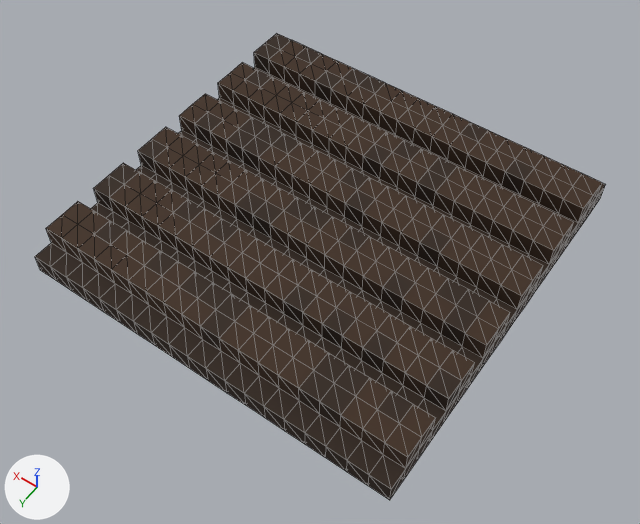
Before and after pictures for a commit that changed the glTF model assets/voxels/soil_tilled.glb.
Camera for both pictures: a 50 mm lens placed at (-15.3, 22.2, 31.3), pointed at (-0.5, 1.5, -1.2). The lights are fixed; the arrows at lower left show +X, +Y and +Z. The picture after the commit comes second. Mesh edges are drawn as thin lines. Where no turn or scale is listed for an object, it has been applied to the vertices. Vertices at exactly the same position are counted once.

Before the edit, the objects in view are built like this:
```python
me_soil = bpy.data.meshes.new('soil')
me_soil.from_pydata(...)  # 1052 vertices, 2100 faces; spans x -9.5..9.5, y -9.5..9.5, z -1.0..1.0
# faces by material slot: [852, 504, 744]
me_soil.materials.append(mat_2e1f13)  # brown #2e1f13
me_soil.materials.append(mat_33231a)  # brown #33231a
me_soil.materials.append(mat_3d2919)  # brown #3d2919
ob_soil = bpy.data.objects.new('soil', me_soil)
ob_soil.location = (0.0, 0.0, 0.0)
```
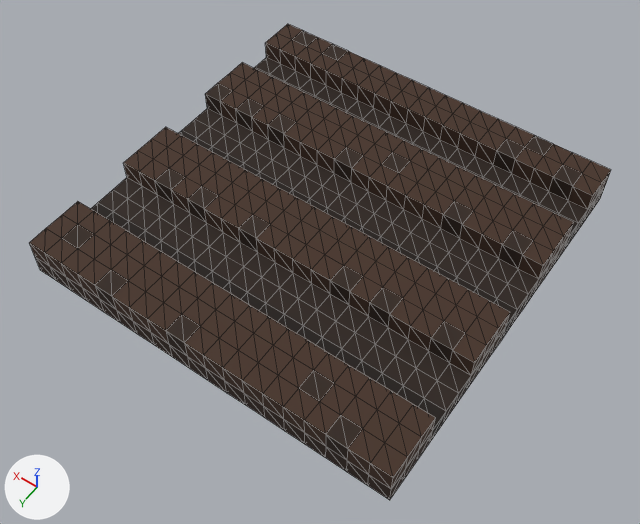
Scene script edits in JSON lines:
```json
{"op": "add", "block": "mat_442e21", "code": ["mat_442e21 = principled_material('442E21')", "mat_442e21.base_color = (0.0578, 0.0273, 0.0152)  # brown #442e21", "mat_442e21.roughness = 0.85"]}
{"op": "add", "block": "mat_2a1d15", "code": ["mat_2a1d15 = principled_material('2A1D15')", "mat_2a1d15.base_color = (0.0232, 0.0123, 0.0075)  # black #2a1d15", "mat_2a1d15.roughness = 0.85"]}
{"op": "add", "block": "mat_2d1e14", "code": ["mat_2d1e14 = principled_material('2D1E14')", "mat_2d1e14.base_color = (0.0262, 0.013, 0.007)  # brown #2d1e14", "mat_2d1e14.roughness = 0.85"]}
{"op": "add", "block": "mat_1a100a", "code": ["mat_1a100a = principled_material('1A100A')", "mat_1a100a.base_color = (0.0103, 0.00518, 0.00304)  # black #1a100a", "mat_1a100a.roughness = 0.85"]}
{"block": "me_soil", "where": "# used by ob_soil; location = (0.0, 0.0, 0.0)"}
{"op": "remove", "block": "me_soil", "code": "me_soil.from_pydata(...)  # 1052 vertices, 2100 faces; spans x -9.5..9.5, y -9.5..9.5, z -1.0..1.0"}
{"op": "add", "block": "me_soil", "code": "me_soil.from_pydata(...)  # 974 vertices, 1944 faces; spans x -9.5..9.5, y -9.5..9.5, z -1.0..1.0"}
{"block": "me_soil", "change": "me_soil part 1: 58 vertices removed from x -9.5..9.5, y 2.5..5.5, z 0.0..1.0; 18 vertices added at x -8.5..8.5, y 4.5, z 0.0"}
{"block": "me_soil", "change": "me_soil part 2: 33 vertices moved from x -7.5..8.5, y -8.5..-6.5, z 0.0..1.0 to x -7.5..9.5, y -9.5..-7.5, z 0.0..1.0; 5 vertices removed from x -9.5..9.5, y -8.5..-6.5, z 0.0..1.0; 5 vertices added at x -9.5..8.5, y -9.5..-7.5, z 0.0..1.0"}
{"block": "me_soil", "change": "me_soil part 3: 40 vertices removed from x -9.5..9.5, y -1.5..-0.5, z 1.0; 18 vertices added at x -8.5..8.5, y -1.5, z 0.0"}
{"block": "me_soil", "change": "me_soil part 4: 16 vertices moved from x -7.5..7.5, y 8.5, z 0.0 to x -7.5..7.5, y 9.5, z 1.0; 2 vertices removed from x -8.5..8.5, y 8.5, z 0.0; 4 vertices added at x -9.5..9.5, y 9.5, z 1.0"}
{"block": "me_soil", "change": "me_soil part 5: 18 vertices removed from x -8.5..8.5, y -3.5, z 0.0"}
{"block": "me_soil", "change": "me_soil part 6: 240 faces spanning x -9.5..9.5, y -6.5..6.5, z -1.0..0.0 switch from mat_2e1f13 (brown #2e1f13) to mat_1a100a (black #1a100a)"}
{"block": "me_soil", "change": "me_soil part 7: 4 faces spanning x -6.5..5.5, y -7.5..-6.5, z 0.0 switch from mat_2e1f13 (brown #2e1f13) to mat_2a1d15 (black #2a1d15)"}
{"block": "me_soil", "change": "me_soil part 8: 178 faces spanning x -8.5..9.5, y -9.5..9.5, z 0.0..1.0 switch from mat_2e1f13 (brown #2e1f13) to mat_442e21 (brown #442e21)"}
{"block": "me_soil", "change": "me_soil part 9: 27 faces spanning x -8.5..7.5, y -7.5..-6.5, z 0.0 switch from mat_3d2919 (brown #3d2919) to mat_2a1d15 (black #2a1d15)"}
{"block": "me_soil", "change": "me_soil part 10: 41 faces spanning x -8.5..9.5, y -9.5..9.5, z 0.0..1.0 switch from mat_3d2919 (brown #3d2919) to mat_2d1e14 (brown #2d1e14)"}
{"block": "me_soil", "change": "me_soil part 11: 407 faces spanning x -9.5..9.5, y -9.5..9.5, z 0.0..1.0 switch from mat_3d2919 (brown #3d2919) to mat_442e21 (brown #442e21)"}
```

Boxes [x1, y1, x2, y2] around the edits, measured in the pictures (640 x 524 px; the box of a moved part takes in the faces that stretch with it):
```json
{"object": "soil", "change": "reshaped", "before": [35, 33, 606, 500], "after": [29, 24, 611, 500]}
{"part": 1, "of": "me_soil", "change": "cut back", "before": [94, 151, 483, 411], "after": [113, 178, 459, 411]}
{"part": 2, "of": "me_soil", "change": "moved or reshaped", "before": [254, 43, 593, 223], "after": [265, 24, 611, 223]}
{"part": 3, "of": "me_soil", "change": "cut back", "before": [179, 94, 543, 310], "after": [195, 109, 528, 310]}
{"part": 4, "of": "me_soil", "change": "moved or reshaped", "before": [46, 229, 405, 489], "after": [29, 229, 407, 489]}
{"part": 5, "of": "me_soil", "change": "deleted", "before": [218, 83, 549, 278]}
{"part": 6, "of": "me_soil", "change": "edited", "before": [91, 68, 578, 442], "after": [91, 68, 578, 442], "on screen": "looks the same"}
{"part": 7, "of": "me_soil", "change": "recoloured", "before": [315, 87, 524, 195], "after": [315, 87, 524, 195]}
{"part": 8, "of": "me_soil", "change": "recoloured", "before": [72, 33, 534, 464], "after": [62, 24, 534, 461]}
{"part": 9, "of": "me_soil", "change": "recoloured", "before": [285, 72, 559, 214], "after": [285, 72, 559, 214]}
{"part": 10, "of": "me_soil", "change": "edited", "before": [62, 139, 582, 429], "after": [62, 139, 582, 429], "on screen": "looks the same"}
{"part": 11, "of": "me_soil", "change": "recoloured", "before": [46, 40, 602, 468], "after": [46, 24, 602, 468]}
```
